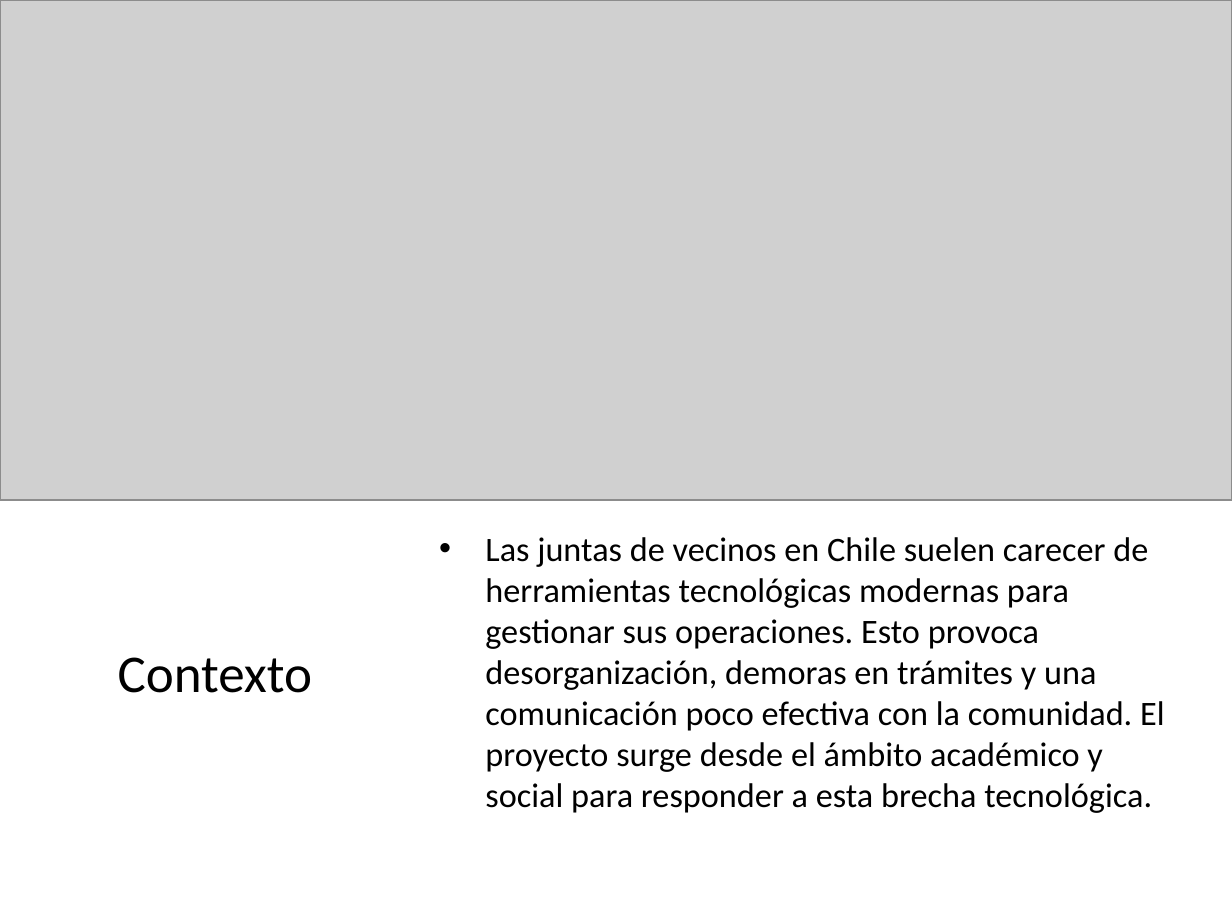
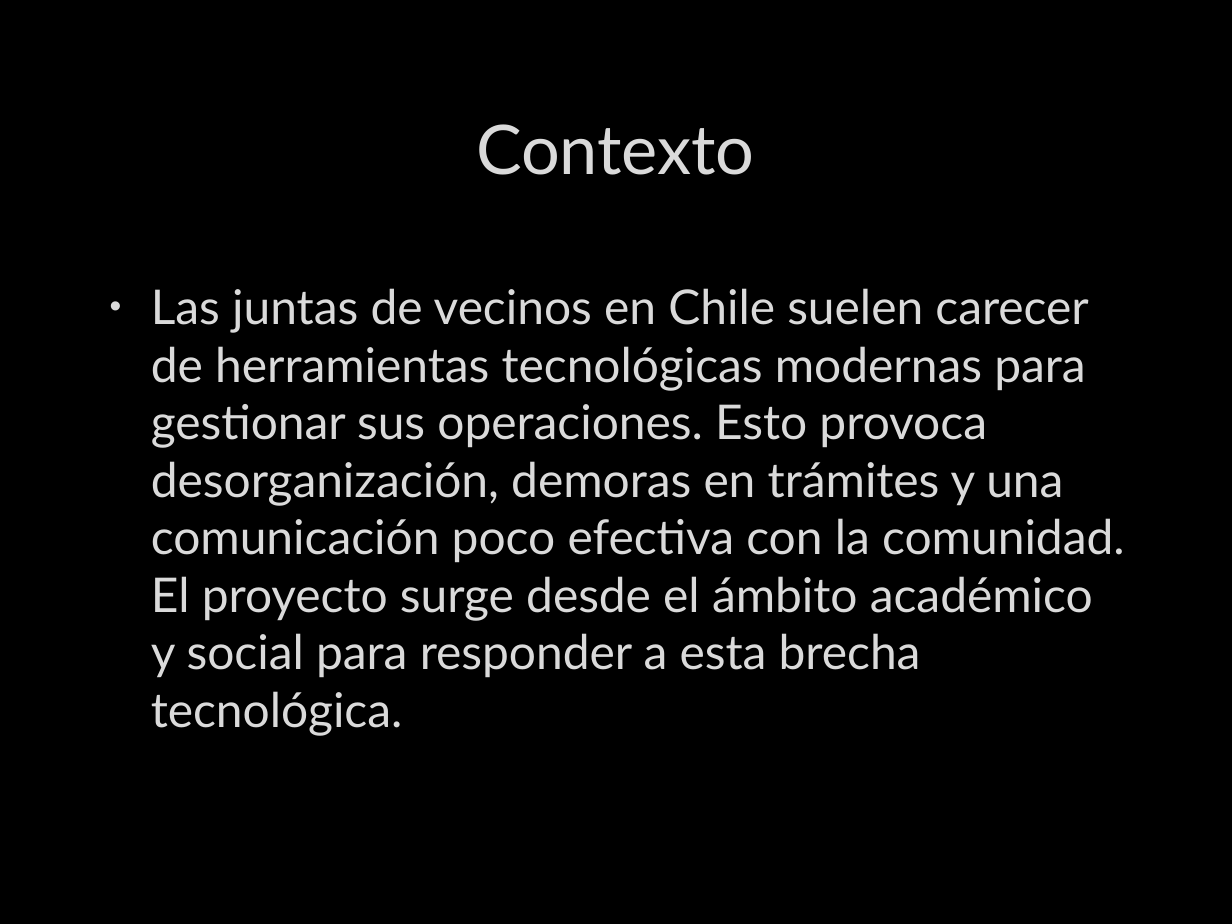
Before and after one commit to DalizC/PTY4614, a slide deck: slide 2 of Equipo 09/Fase 2/Evidencias Proyecto/Presentacion.pptx. Drawn at 1232x924 pixels with LibreOffice and Linux fonts; fonts in the diff are those of the drawing; grey boxes stand for pictures; background and template pictures are left out. Boxes give left, top, right and bottom in pixels: in the first picture for what was removed or moved away, otherwise in the second. Text is boxed around its words. In the diff, an @@ line names an element or a change of style, - is before the commit and + after.

```diff
--- a/Equipo 09/Fase 2/Evidencias Proyecto/Presentacion.pptx
+++ b/Equipo 09/Fase 2/Evidencias Proyecto/Presentacion.pptx
@@ background #FFFFFF to picture (left out) @@
@@ picture removed at (0,0,1232,500) @@
@@ title "Contexto": place and size @@
-title "Contexto" at (118,657,313,693)
+title "Contexto" at (476,124,755,175)
@@ title "Contexto" at (476,124,755,175): size 31 to 40 pt, font Calibri to Lato, text colour #000000 to #DADADA, letter outline none to #404040 0.75 pt @@
@@ text "Las juntas de vecinos en ...": place and size @@
-text "Las juntas de vecinos en ..." at (485,537,1165,813)
+text "Las juntas de vecinos en ..." at (151,288,1124,736)
@@ text "Las juntas de vecinos en ..." at (151,288,1124,736): size 20 to 28 pt, font Calibri to Lato, text colour #000000 to #DADADA, letter outline none to #404040 0.75 pt; indent changed; more space between paragraphs @@
```
Also in this commit, not shown: 12 other slides changed, 1 slide added, 1 slide removed.
